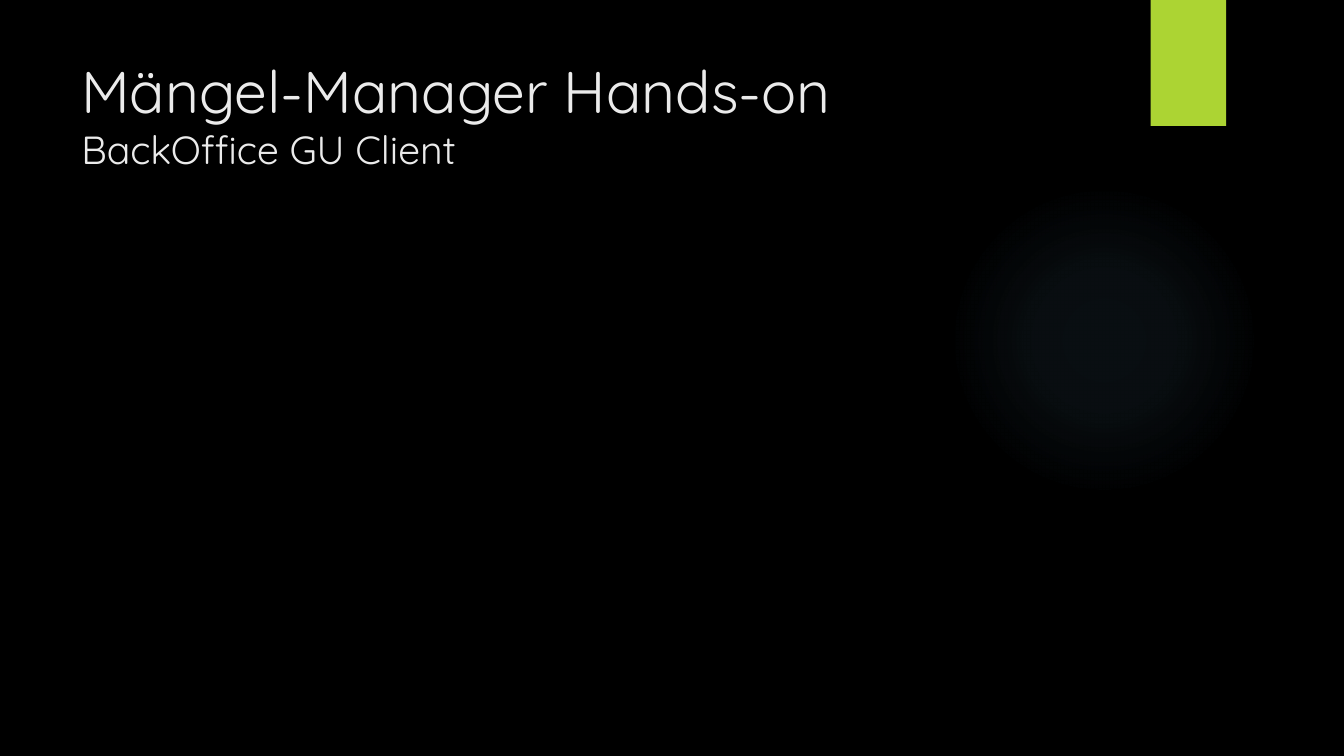
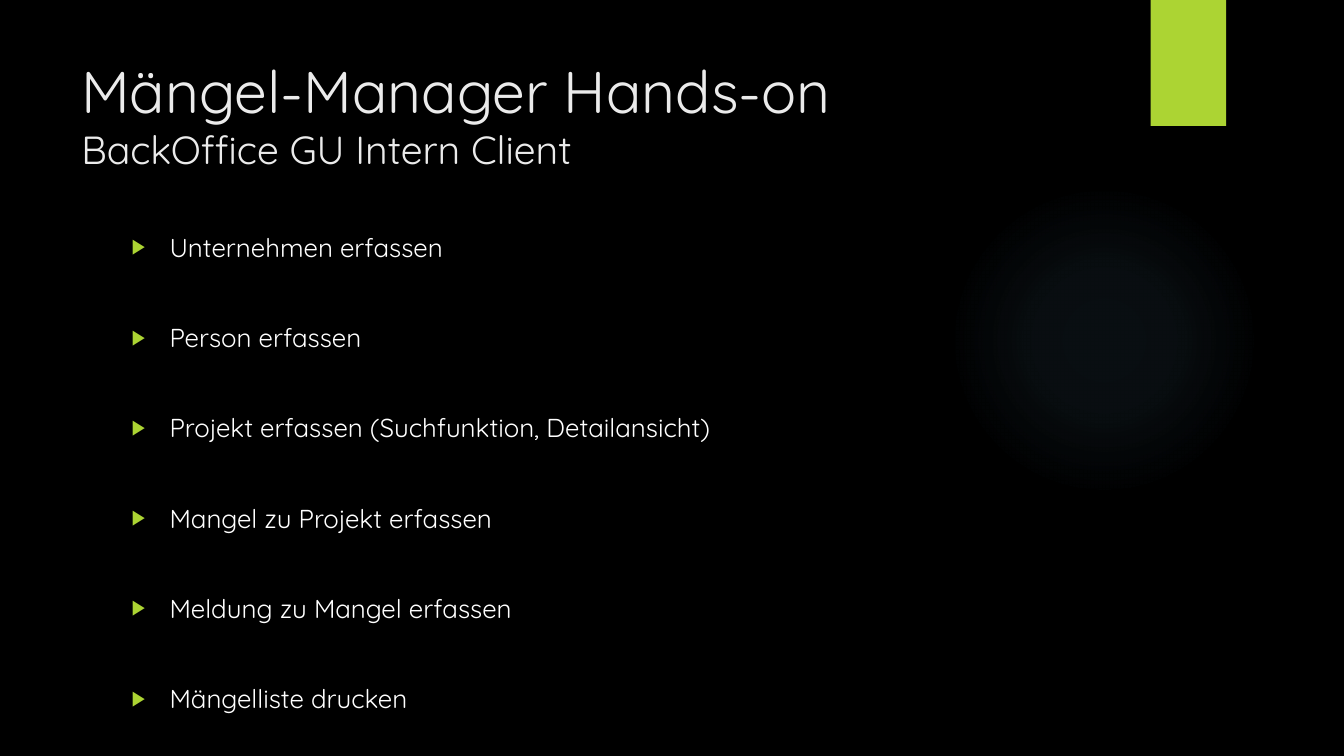
Before and after one commit to lucakuendig/INM21_Group_B, a slide deck: slide 4 of 06_Praesentation/Praesentation_Mangel_Manager.pptx. Drawn at 1344x756 pixels with LibreOffice and Linux fonts; fonts in the diff are those of the drawing; background and template pictures are left out. Boxes give left, top, right and bottom in pixels: in the first picture for what was removed or moved away, otherwise in the second. Text is boxed around its words. In the diff, an @@ line names an element or a change of style, - is before the commit and + after.

Commit message:
updated Präsentation

```diff
--- a/06_Praesentation/Praesentation_Mangel_Manager.pptx
+++ b/06_Praesentation/Praesentation_Mangel_Manager.pptx
@@ title at (81, 69, 831, 165): text changed; size 42 to 28 pt @@
-Mängel-Manager Hands-on
-BackOffice GU Client
+Mängel-Manager Hands-on
+BackOffice GU Intern Client
@@ text added at (170, 238, 710, 713), 18.5 pt, text #FFFFFF @@
+▶ Unternehmen erfassen
+▶ Person erfassen
+▶ Projekt erfassen (Suchfunktion, Detailansicht)
+▶ Mangel zu Projekt erfassen
+▶ Meldung zu Mangel erfassen
+▶ Mängelliste drucken
```
Also in this commit, not shown: 6 other slides changed, 6 slides added, 2 slides removed.
